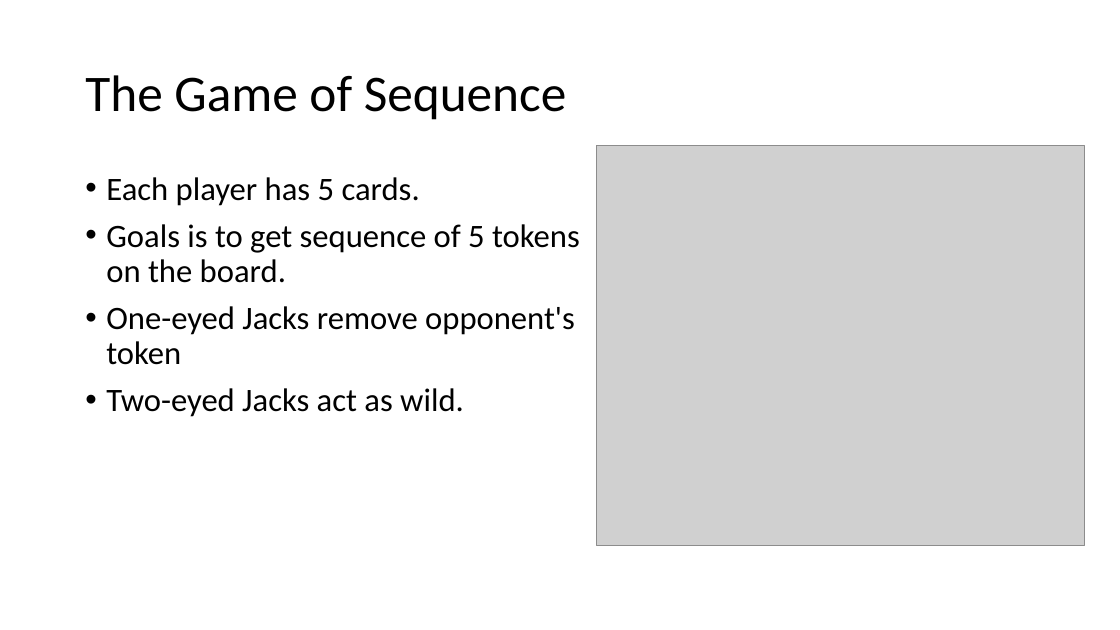
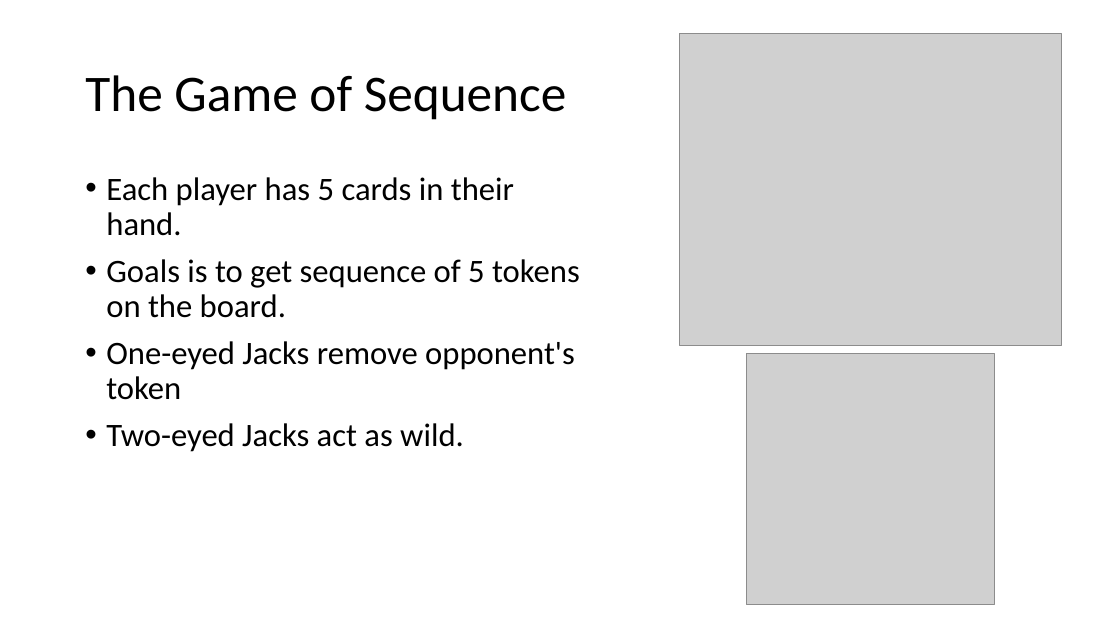
Before and after one commit to imanring/Sequence, a slide deck: slide 2 of Final_Project_Presentation.pptx. Drawn at 1120x630 pixels with LibreOffice and Linux fonts; fonts in the diff are those of the drawing; grey boxes stand for pictures. Boxes give left, top, right and bottom in pixels: in the first picture for what was removed or moved away, otherwise in the second. Text is boxed around its words. In the diff, an @@ line names an element or a change of style, - is before the commit and + after.

```diff
--- a/Final_Project_Presentation.pptx
+++ b/Final_Project_Presentation.pptx
@@ picture: place and size @@
-picture at bbox=[597, 145, 1085, 545]
+picture at bbox=[680, 34, 1061, 346]
@@ text at bbox=[106, 177, 514, 236]: text changed @@
-• Each player has 5 cards.
+• Each player has 5 cards in their hand.
@@ picture added at bbox=[747, 354, 995, 605] @@
```
Also in this commit, not shown: 2 other slides changed.
